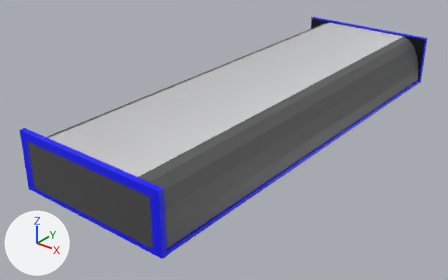
What one commit did to the FBX model Assets/Meshes/Import/boxy station.fbx.
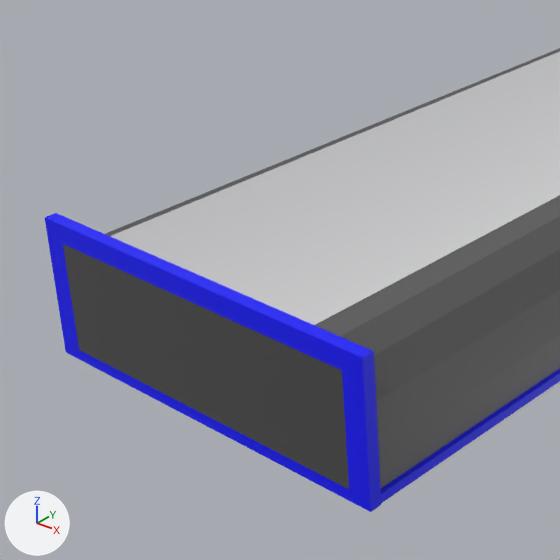
There are two pictures of each version: one whole from a camera (50 mm lens) standing at (18.85, -26.92, 17.48) and looking at (-0.78, -2.38, 2.27), one close up on the part from 0% to 55% of the width and 12% to 100% of the height. Lighting does not change. The marker at lower left points along +X, +Y and +Z. Where no turn or scale is listed for an object, it has been applied to the vertices.

Names of what the first close-up shows: 'Main Body', 'Solid Face'.
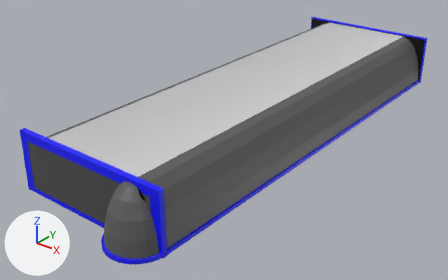
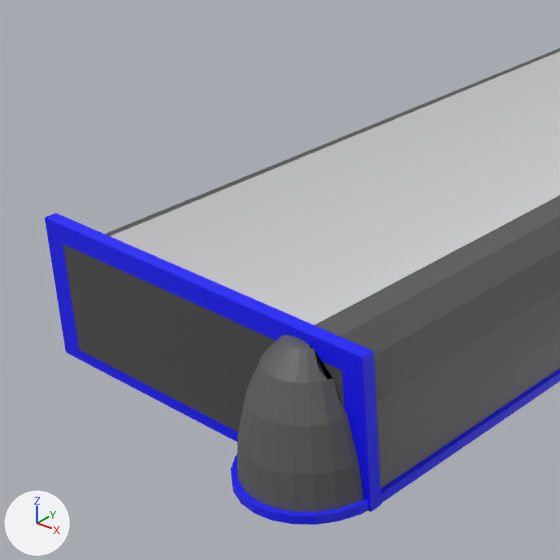
Changed parts and their boxes [x1, y1, x2, y2] in the close-ups (560 x 560 px):
```json
{"object": "Turn Gap Cover", "change": "added", "after": [231, 335, 369, 525]}
```

Edits to the scene script, one JSON object a line:
```json
{"op": "add", "block": "me_cube_007", "code": ["me_cube_007 = bpy.data.meshes.new('Cube.007')", "me_cube_007.from_pydata(...)  # 252 vertices, 241 faces; spans x -1.53..1.53, y -1.53..1.53, z 2.52..5.5", "me_cube_007.materials.append(mat_material_002)  # picture img_colors_png"]}
{"op": "add", "block": "ob_turn_gap_cover", "code": ["ob_turn_gap_cover = bpy.data.objects.new('Turn Gap Cover', me_cube_007)", "ob_turn_gap_cover.location = (2.83, -12.5, 0.0)"]}
```
